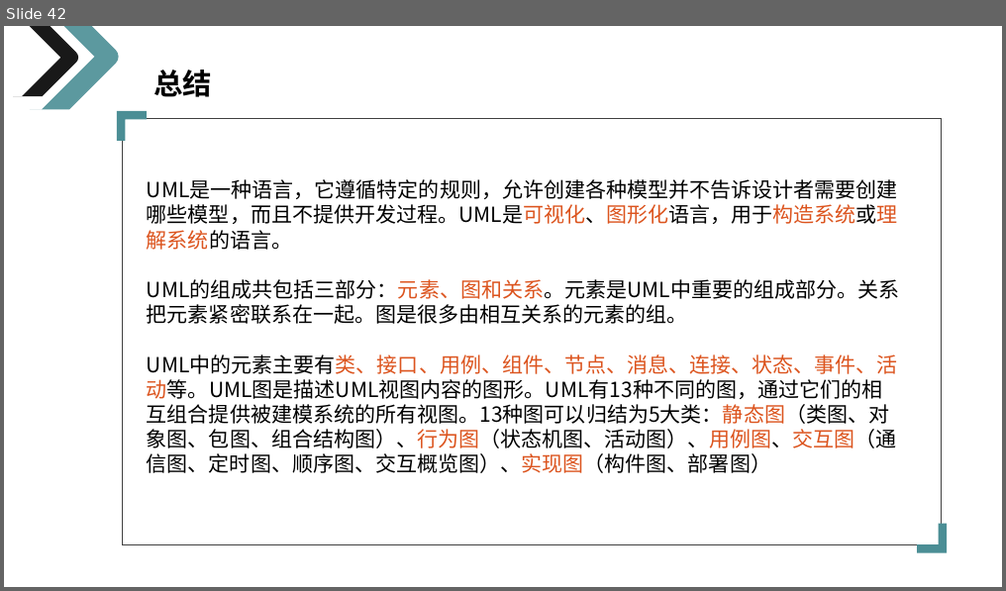
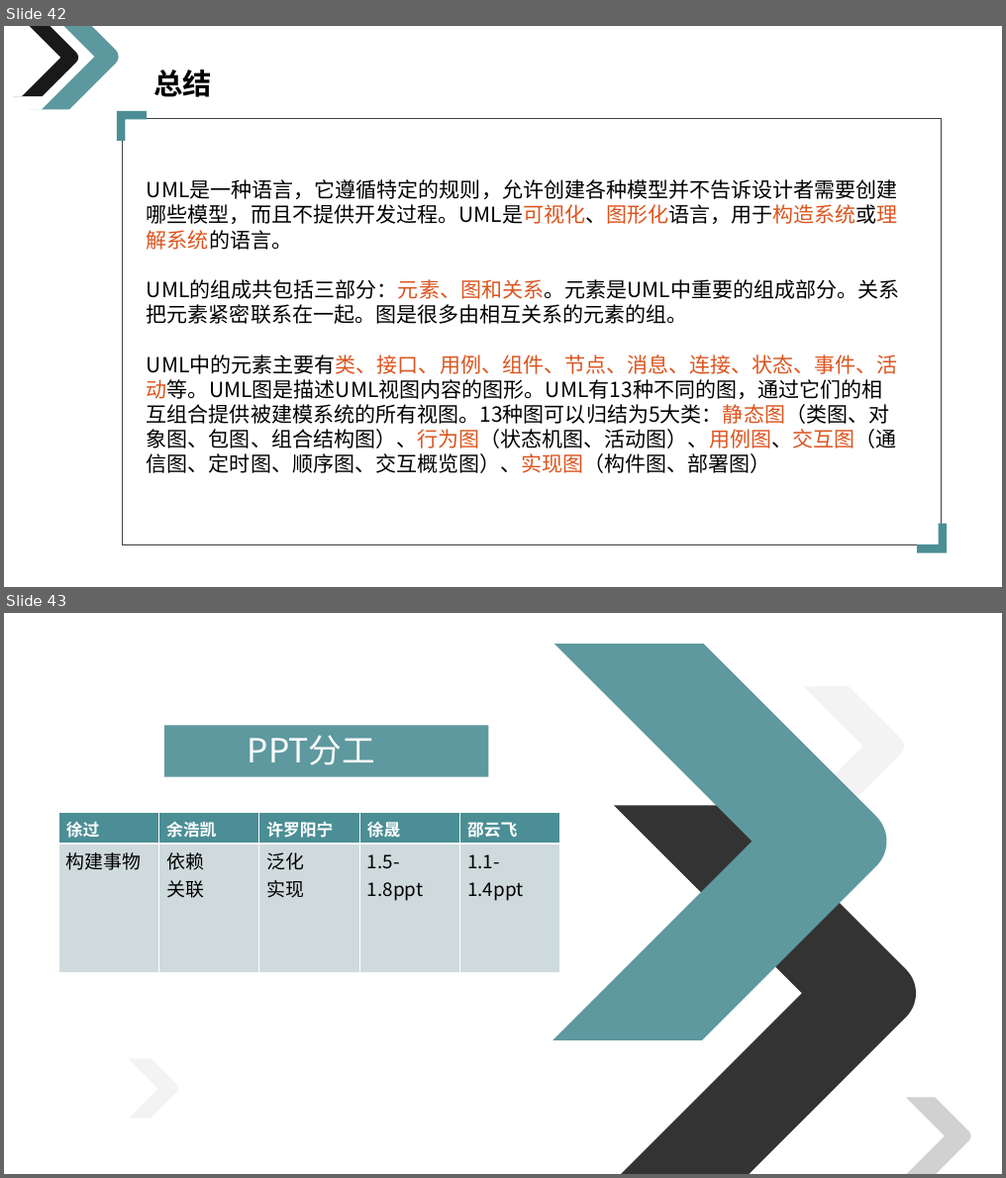
Before and after one commit to on6nx/requirement, a slide deck: uml1/G07翻转课堂1.pptx. Shown one above the other, each under a label of ours: slide 42 before the commit, slides 42 and 43 after it. The pictures are 1006x591 and 1006x1178 pixels, drawn with LibreOffice and Linux fonts; fonts in the diff are those of the drawing. Boxes give left, top, right and bottom in pixels: in the first picture for what was removed or moved away, otherwise in the second. Text is boxed around its words. In the diff, an @@ line names an element or a change of style, - is before the commit and + after.

```diff
--- a/uml1/G07翻转课堂1.pptx
+++ b/uml1/G07翻转课堂1.pptx
@@ slide 43 added at (x1=4, y1=613, x2=1002, y2=1174), background #FFFFFF @@
@@ freeform shape added at (x1=355, y1=613, x2=902, y2=1115), fill #5D999F @@
@@ freeform shape added at (x1=744, y1=663, x2=908, y2=829), fill #F2F2F2 at 90% opacity @@
@@ rectangle added at (x1=164, y1=725, x2=488, y2=777), fill #5D999F @@
@@ text added at (x1=248, y1=735, x2=375, y2=765), 32 pt, text #FFFFFF @@
+PPT分工
@@ freeform shape added at (x1=433, y1=742, x2=930, y2=1174), fill #000000 at 80% opacity @@
@@ table added at (x1=58, y1=813, x2=560, y2=973), 2 rows, 5 columns @@
+徐过 | 余浩凯 | 许罗阳宁 | 徐晟 | 邵云飞
+构建事物 | 依赖 / 关联 | 泛化 / 实现 | 1.5-1.8ppt | 1.1-1.4ppt
@@ freeform shape added at (x1=98, y1=1048, x2=180, y2=1130), fill #F2F2F2 at 90% opacity @@
@@ freeform shape added at (x1=867, y1=1083, x2=974, y2=1174), fill #CCCCCC at 90% opacity @@
```
Also in this commit, not shown: 1 slide changed, 1 other slide added.
